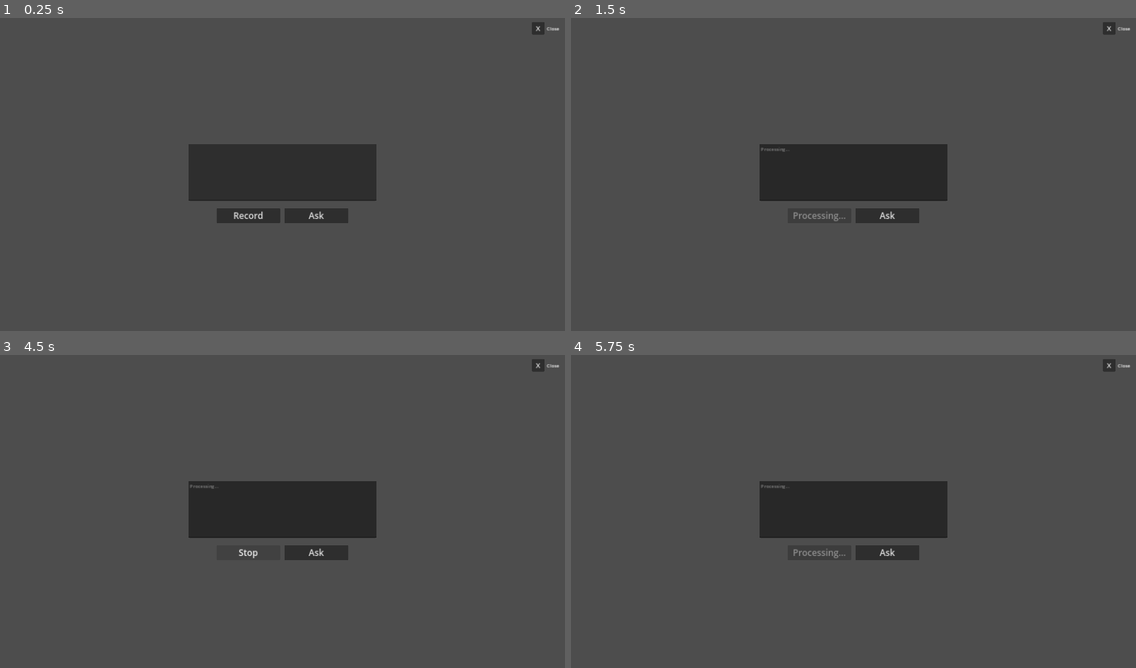
Above: before the commit, frames 1-4 (two rows, left to right).
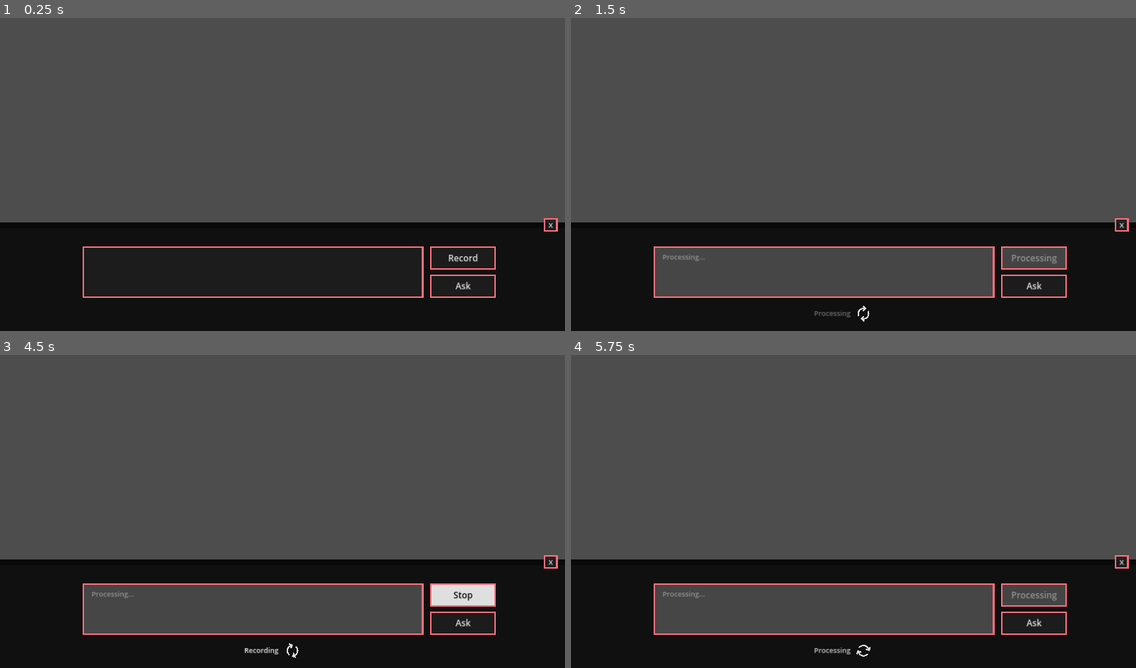
Above: after the commit, the same moments.

Repository: Skyvastern/the-aspiring-deva
Game: Godot game, scene res://main/audio_record/audio_record.tscn
Two runs of this game, one before a commit and one after it. Both use one fixed random seed, a clock stepped at 60 frames per second and the inputs below. This scene is started directly instead of the project's main scene.
Inputs:
- Up to frame 1 (0.25 s): no input
- Up to frame 2 (1.5 s): click "Record" at 0.5 s; click "Stop" at 1.25 s
- Up to frame 3 (4.5 s): click "Ask" at 2 s; click "X" at 2.75 s; click "Continue" at 3.5 s; click "Record" at 4.25 s
- Up to frame 4 (5.75 s): click "Stop" at 5 s

The runs differ from the first frame. In frame 1, 42% of the frame differs, in the area x 0-100%, y 1-100%; in frame 2, 31%; in frame 3, 32%; in frame 4, 31%.
Error before the commit: Invalid call. Nonexistent function 'get_history' in base 'Nil'. (res://main/audio_record/audio_record.gd:41)
Error after the commit: Invalid call. Nonexistent function 'get_history' in base 'Nil'. (res://main/audio_record/audio_record.gd:46)

Commit message:
Update UI of audio_record

Diff:
--- a/frontend/main/audio_record/audio_record.gd
+++ b/frontend/main/audio_record/audio_record.gd
@@ -6,6 +6,8 @@
 @export var record_btn: Button
 @export var ask_btn: Button
 @export var close_btn: Button
+@export var loader: TextureRect
+@export var status: Label
 
 @export_group("References")
 @export var audio_record: AudioStreamPlayer
@@ -23,9 +25,10 @@
 	ask_btn.pressed.connect(_on_ask_btn_pressed)
 	speech_to_text_api.processed.connect(_on_speech_to_text_processed)
 
+	_hide_status()
+
 	var index: int = AudioServer.get_bus_index("Record")
 	effect = AudioServer.get_bus_effect(index, 0)
-
 	audio_record.play()
 
 
@@ -34,8 +37,10 @@
 		recording = effect.get_recording()
 		effect.set_recording_active(false)
 
-		record_btn.text = "Processing..."
+		record_btn.text = "Processing"
 		record_btn.disabled = true
+
+		_show_status("Processing")
 
 		var base64: String = _get_audio_base64()
 		speech_to_text_api.make_request(
@@ -48,6 +53,8 @@
 		text_edit.editable = false
 		text_edit.text = "Processing..."
 		record_btn.text = "Stop"
+
+		_show_status("Recording")
 
 
 func _on_play_btn_pressed() -> void:
@@ -84,6 +91,8 @@
 	record_btn.disabled = false
 	record_btn.text = "Record"
 
+	_hide_status()
+
 
 func _on_ask_btn_pressed() -> void:
 	Global.load_scene(
@@ -101,4 +110,16 @@
 
 func _on_closed_btn_pressed() -> void:
 	Global.active_npc.interact.close_interaction_screen()
+
+	effect.set_recording_active(false)
 	queue_free()
+
+
+func _show_status(message: String) -> void:
+	status.text = message
+	loader.visible = true
+
+
+func _hide_status() -> void:
+	status.text = ""
+	loader.visible = false
--- a/frontend/main/audio_record/audio_record.tscn
+++ b/frontend/main/audio_record/audio_record.tscn
@@ -1,22 +1,28 @@
-[gd_scene load_steps=4 format=3 uid="uid://ctgeu75p213ew"]
+[gd_scene load_steps=7 format=3 uid="uid://ctgeu75p213ew"]
 
+[ext_resource type="Theme" uid="uid://15ielt17md1r" path="res://main/common/main_theme.tres" id="1_tjsc4"]
 [ext_resource type="Script" path="res://main/audio_record/audio_record.gd" id="1_w3vpf"]
 [ext_resource type="PackedScene" uid="uid://dbo40ic8y6d5i" path="res://main/api/speech_to_text_api/speech_to_text_api.tscn" id="2_e1hex"]
+[ext_resource type="PackedScene" uid="uid://b6yk6bqumplb1" path="res://main/common/loader/loader.tscn" id="4_x7n5e"]
+[ext_resource type="PackedScene" uid="uid://cfvvgmagjl0md" path="res://main/common/status/status.tscn" id="5_quc1n"]
 
 [sub_resource type="AudioStreamMicrophone" id="AudioStreamMicrophone_rgdxj"]
 
-[node name="AudioRecord" type="Control" node_paths=PackedStringArray("text_edit", "record_btn", "ask_btn", "close_btn", "audio_record", "audio_player", "speech_to_text_api")]
+[node name="AudioRecord" type="Control" node_paths=PackedStringArray("text_edit", "record_btn", "ask_btn", "close_btn", "loader", "status", "audio_record", "audio_player", "speech_to_text_api")]
 layout_mode = 3
 anchors_preset = 15
 anchor_right = 1.0
 anchor_bottom = 1.0
 grow_horizontal = 2
 grow_vertical = 2
+theme = ExtResource("1_tjsc4")
 script = ExtResource("1_w3vpf")
-text_edit = NodePath("TextEdit")
-record_btn = NodePath("InputBtns/RecordBtn")
-ask_btn = NodePath("InputBtns/AskBtn")
-close_btn = NodePath("CloseBtn")
+text_edit = NodePath("Panel/TextEdit")
+record_btn = NodePath("Panel/InputBtns/RecordBtn")
+ask_btn = NodePath("Panel/InputBtns/AskBtn")
+close_btn = NodePath("Panel/CloseBtn")
+loader = NodePath("Panel/Loader")
+status = NodePath("Panel/Status")
 audio_record = NodePath("AudioRecord")
 audio_player = NodePath("AudioPlayer")
 speech_to_text_api = NodePath("SpeechToTextAPI")
@@ -28,70 +34,102 @@
 
 [node name="AudioPlayer" type="AudioStreamPlayer" parent="."]
 
-[node name="TextEdit" type="TextEdit" parent="."]
+[node name="SpeechToTextAPI" parent="." instance=ExtResource("2_e1hex")]
+
+[node name="Panel" type="Panel" parent="."]
+layout_mode = 1
+anchors_preset = 12
+anchor_top = 1.0
+anchor_right = 1.0
+anchor_bottom = 1.0
+offset_top = -370.0
+grow_horizontal = 2
+grow_vertical = 0
+
+[node name="CloseBtn" type="Button" parent="Panel"]
+layout_mode = 1
+anchors_preset = 1
+anchor_left = 1.0
+anchor_right = 1.0
+offset_left = -71.0
+offset_top = -13.0
+offset_right = -25.0
+offset_bottom = 31.0
+grow_horizontal = 0
+focus_mode = 0
+theme_override_font_sizes/font_size = 24
+text = "X"
+
+[node name="TextEdit" type="TextEdit" parent="Panel"]
 layout_mode = 1
 anchors_preset = 8
 anchor_left = 0.5
 anchor_top = 0.5
 anchor_right = 0.5
 anchor_bottom = 0.5
-offset_left = -319.0
-offset_top = -97.0
-offset_right = 319.0
-offset_bottom = 97.0
+offset_left = -679.0
+offset_top = -103.0
+offset_right = 479.0
+offset_bottom = 72.0
 grow_horizontal = 2
 grow_vertical = 2
+theme_override_font_sizes/font_size = 24
 wrap_mode = 1
+caret_blink = true
 
-[node name="InputBtns" type="HBoxContainer" parent="."]
+[node name="InputBtns" type="VBoxContainer" parent="Panel"]
 layout_mode = 1
 anchors_preset = 8
 anchor_left = 0.5
 anchor_top = 0.5
 anchor_right = 0.5
 anchor_bottom = 0.5
-offset_left = -224.0
-offset_top = 122.0
-offset_right = 224.0
-offset_bottom = 172.0
+offset_left = 502.0
+offset_top = -103.0
+offset_right = 726.0
+offset_bottom = 72.0
 grow_horizontal = 2
 grow_vertical = 2
 theme_override_constants/separation = 15
 
-[node name="RecordBtn" type="Button" parent="InputBtns"]
+[node name="RecordBtn" type="Button" parent="Panel/InputBtns"]
 layout_mode = 2
 size_flags_horizontal = 3
+size_flags_vertical = 3
 focus_mode = 0
 theme_override_font_sizes/font_size = 30
 text = "Record"
 
-[node name="AskBtn" type="Button" parent="InputBtns"]
+[node name="AskBtn" type="Button" parent="Panel/InputBtns"]
 layout_mode = 2
 size_flags_horizontal = 3
+size_flags_vertical = 3
 focus_mode = 0
 theme_override_font_sizes/font_size = 30
 text = "Ask"
 
-[node name="CloseBtn" type="Button" parent="."]
+[node name="Loader" parent="Panel" instance=ExtResource("4_x7n5e")]
 layout_mode = 1
-anchors_preset = 1
-anchor_left = 1.0
-anchor_right = 1.0
-offset_left = -112.0
-offset_top = 28.0
-offset_right = -70.0
-offset_bottom = 70.0
-grow_horizontal = 0
-focus_mode = 0
-theme_override_font_sizes/font_size = 24
-text = "X"
+anchors_preset = 8
+anchor_left = 0.5
+anchor_top = 0.5
+anchor_right = 0.5
+anchor_bottom = 0.5
+offset_left = -16.0
+offset_top = 76.0
+offset_right = 84.0
+offset_bottom = 176.0
+grow_horizontal = 2
+grow_vertical = 2
+scale = Vector2(0.6, 0.6)
 
-[node name="Description" type="Label" parent="CloseBtn"]
-layout_mode = 0
-offset_left = 50.0
-offset_top = 10.0
-offset_right = 90.0
-offset_bottom = 33.0
-text = "Close"
-
-[node name="SpeechToTextAPI" parent="." instance=ExtResource("2_e1hex")]
+[node name="Status" parent="Panel" instance=ExtResource("5_quc1n")]
+layout_mode = 1
+anchors_preset = 8
+offset_left = -130.0
+offset_top = 107.0
+offset_right = -14.0
+offset_bottom = 141.0
+grow_horizontal = 2
+grow_vertical = 2
+text = "Recording"
--- a/frontend/main/common/main_theme.tres
+++ b/frontend/main/common/main_theme.tres
@@ -45,6 +45,42 @@
 border_width_top = 20
 border_color = Color(0, 0, 0, 0.882353)
 
+[sub_resource type="StyleBoxFlat" id="StyleBoxFlat_saq3c"]
+content_margin_left = 30.0
+content_margin_top = 30.0
+content_margin_right = 30.0
+content_margin_bottom = 30.0
+bg_color = Color(0.0392157, 0.0392157, 0.0392157, 0.882353)
+border_width_left = 5
+border_width_top = 5
+border_width_right = 5
+border_width_bottom = 5
+border_color = Color(1, 0.431373, 0.490196, 1)
+
+[sub_resource type="StyleBoxFlat" id="StyleBoxFlat_8oao2"]
+content_margin_left = 30.0
+content_margin_top = 30.0
+content_margin_right = 30.0
+content_margin_bottom = 30.0
+bg_color = Color(0.117647, 0.117647, 0.117647, 0.882353)
+border_width_left = 5
+border_width_top = 5
+border_width_right = 5
+border_width_bottom = 5
+border_color = Color(1, 0.431373, 0.490196, 1)
+
+[sub_resource type="StyleBoxFlat" id="StyleBoxFlat_enirp"]
+content_margin_left = 30.0
+content_margin_top = 30.0
+content_margin_right = 30.0
+content_margin_bottom = 30.0
+bg_color = Color(0.294118, 0.294118, 0.294118, 0.882353)
+border_width_left = 5
+border_width_top = 5
+border_width_right = 5
+border_width_bottom = 5
+border_color = Color(1, 0.431373, 0.490196, 1)
+
 [resource]
 Button/colors/font_hover_color = Color(0.0392157, 0.0392157, 0.0392157, 1)
 Button/styles/disabled = SubResource("StyleBoxFlat_ht8tj")
@@ -53,3 +89,9 @@
 Button/styles/normal = SubResource("StyleBoxFlat_rwfo5")
 Button/styles/pressed = SubResource("StyleBoxFlat_r6pct")
 Panel/styles/panel = SubResource("StyleBoxFlat_i2qax")
+TextEdit/colors/font_selected_color = Color(0.0392157, 0.0392157, 0.0392157, 1)
+TextEdit/colors/selection_color = Color(1, 1, 1, 0.882353)
+TextEdit/constants/caret_width = 2
+TextEdit/styles/focus = SubResource("StyleBoxFlat_saq3c")
+TextEdit/styles/normal = SubResource("StyleBoxFlat_8oao2")
+TextEdit/styles/read_only = SubResource("StyleBoxFlat_enirp")
Not shown: 1 places in frontend/main/common/main_theme.tres that only renumber resources
